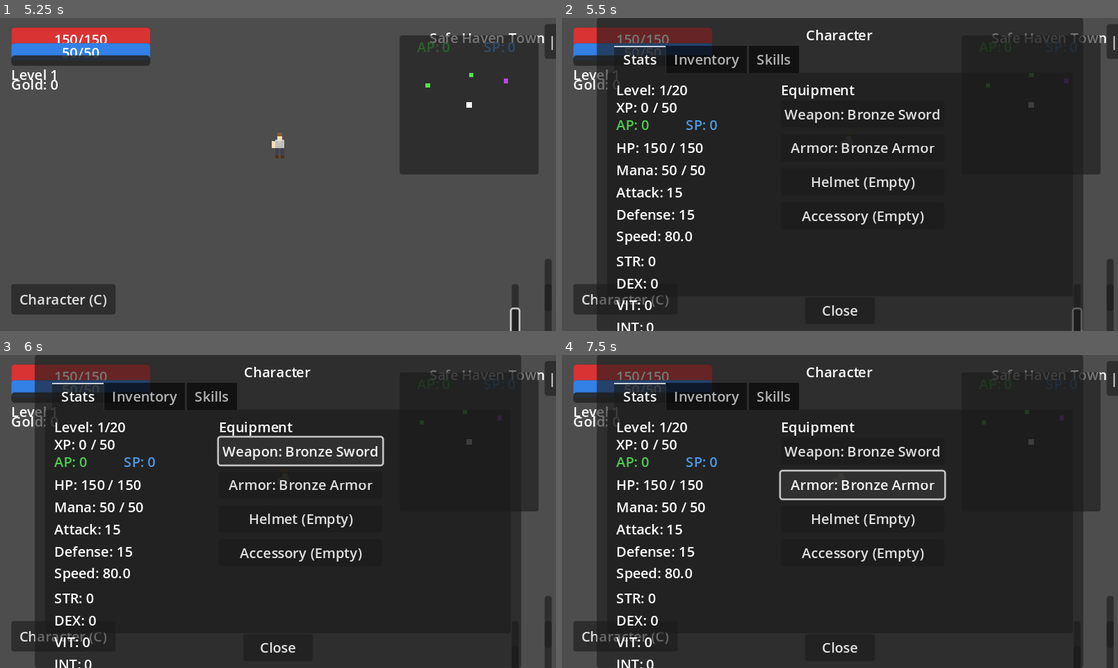
Above: before the commit, frames 1-4 (two rows, left to right).
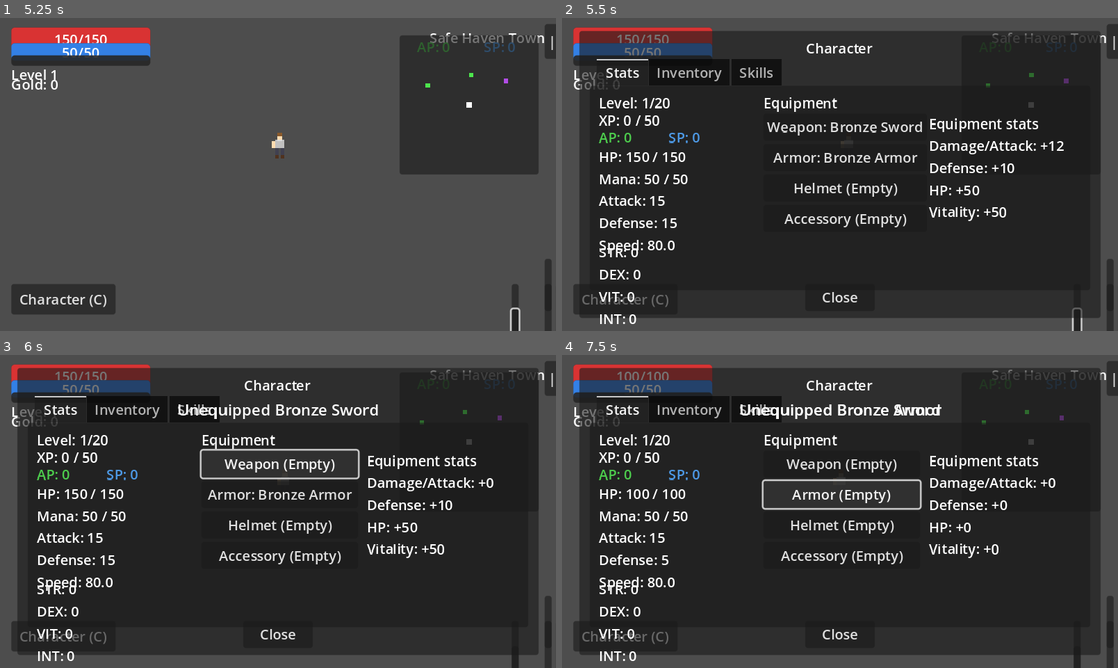
Above: after the commit, the same moments.

Repository: StingingT/codex.godot-rpg
Game: Godot game, scene res://scenes/ui/title_screen.tscn
Two runs of this game, one before a commit and one after it. Both use one fixed random seed, a clock stepped at 60 frames per second and the inputs below.
Inputs (mouse positions are in pixels of both pictures, inside the frame that each line leads up to):
- Up to frame 1 (5.25 s): click "New Game" at 0.5 s; click "⚔ WARRIOR ⚔ Melee Combat High…" at 1.25 s; click "Character (C)" at 2 s; click (550, 318) at 2.75 s; click (550, 284) at 3.5 s; click (517, 309) at 4.25 s; tap Enter at 5 s; move the mouse to (400, 158) at 5.02 s; hold D (move_right) from 5.03 s (still down); hold J (attack) from 5.03 s (still down); click (400, 158) at 5.17 s
- Up to frame 2 (5.5 s): keep holding D (move_right); keep holding J (attack); tap C (character) at 5.3 s
- Up to frame 3 (6 s): release D (move_right) at 5.75 s; release J (attack) at 5.75 s; click "Weapon: Bronze Sword" at 5.75 s
- Up to frame 4 (7.5 s): click "Weapon: Bronze Sword" (after the commit: "Weapon (Empty)") at 6.5 s; click "Armor: Bronze Armor" at 7.25 s

Frame 1 is identical in both runs. In frame 2, 21% of the frame differs, in the area x 3-97%, y 0-100%; in frame 3, 22%; in frame 4, 22%.

Commit message:
Improve character UI and item handling

Diff:
--- a/scenes/ui/character_screen.tscn
+++ b/scenes/ui/character_screen.tscn
@@ -18,10 +18,10 @@
 anchor_top = 0.5
 anchor_right = 0.5
 anchor_bottom = 0.5
-offset_left = -280.0
-offset_top = -180.0
-offset_right = 280.0
-offset_bottom = 180.0
+offset_left = -300.0
+offset_top = -165.0
+offset_right = 300.0
+offset_bottom = 165.0
 grow_horizontal = 2
 grow_vertical = 2
 
@@ -43,7 +43,7 @@
 offset_left = 12.0
 offset_top = 32.0
 offset_right = -12.0
-offset_bottom = -40.0
+offset_bottom = -32.0
 grow_horizontal = 2
 grow_vertical = 2
 
@@ -87,9 +87,9 @@
 [node name="StatsLabel" type="Label" parent="Panel/TabContainer/Stats"]
 layout_mode = 0
 offset_left = 10.0
-offset_top = 75.0
+offset_top = 70.0
 offset_right = 180.0
-offset_bottom = 200.0
+offset_bottom = 180.0
 text = "HP: 100/100
 Mana: 50/50
 Attack: 10
@@ -99,9 +99,9 @@
 [node name="AttributesLabel" type="Label" parent="Panel/TabContainer/Stats"]
 layout_mode = 0
 offset_left = 10.0
-offset_top = 205.0
+offset_top = 180.0
 offset_right = 180.0
-offset_bottom = 280.0
+offset_bottom = 270.0
 text = "STR: 0
 DEX: 0
 VIT: 0
@@ -111,9 +111,9 @@
 [node name="APButtonsContainer" type="VBoxContainer" parent="Panel/TabContainer/Stats"]
 layout_mode = 0
 offset_left = 190.0
-offset_top = 205.0
+offset_top = 178.0
 offset_right = 220.0
-offset_bottom = 280.0
+offset_bottom = 270.0
 theme_override_constants/separation = 2
 
 [node name="StrButton" type="Button" parent="Panel/TabContainer/Stats/APButtonsContainer"]
@@ -148,29 +148,38 @@
 layout_mode = 0
 offset_left = 200.0
 offset_top = 32.0
-offset_right = 360.0
-offset_bottom = 160.0
-theme_override_constants/separation = 8
+offset_right = 380.0
+offset_bottom = 145.0
+theme_override_constants/separation = 4
 
 [node name="WeaponSlot" type="Button" parent="Panel/TabContainer/Stats/EquipmentContainer"]
 layout_mode = 2
-custom_minimum_size = Vector2(160, 28)
+custom_minimum_size = Vector2(180, 24)
 text = "Weapon (Empty)"
 
 [node name="ArmorSlot" type="Button" parent="Panel/TabContainer/Stats/EquipmentContainer"]
 layout_mode = 2
-custom_minimum_size = Vector2(160, 28)
+custom_minimum_size = Vector2(180, 24)
 text = "Armor (Empty)"
 
 [node name="HelmetSlot" type="Button" parent="Panel/TabContainer/Stats/EquipmentContainer"]
 layout_mode = 2
-custom_minimum_size = Vector2(160, 28)
+custom_minimum_size = Vector2(180, 24)
 text = "Helmet (Empty)"
 
 [node name="AccessorySlot" type="Button" parent="Panel/TabContainer/Stats/EquipmentContainer"]
 layout_mode = 2
-custom_minimum_size = Vector2(160, 28)
+custom_minimum_size = Vector2(180, 24)
 text = "Accessory (Empty)"
+
+[node name="EquipmentStatsLabel" type="Label" parent="Panel/TabContainer/Stats"]
+layout_mode = 0
+offset_left = 390.0
+offset_top = 32.0
+offset_right = 565.0
+offset_bottom = 150.0
+text = "Equipment stats"
+autowrap_mode = 3
 
 [node name="Inventory" type="Control" parent="Panel/TabContainer"]
 visible = false
@@ -189,8 +198,8 @@
 layout_mode = 0
 offset_left = 10.0
 offset_top = 35.0
-offset_right = 280.0
-offset_bottom = 260.0
+offset_right = 260.0
+offset_bottom = 245.0
 columns = 5
 theme_override_constants/h_separation = 4
 theme_override_constants/v_separation = 4
@@ -198,10 +207,10 @@
 [node name="ItemInfoPanel" type="Panel" parent="Panel/TabContainer/Inventory"]
 visible = false
 layout_mode = 0
-offset_left = 290.0
+offset_left = 270.0
 offset_top = 35.0
-offset_right = 530.0
-offset_bottom = 180.0
+offset_right = 565.0
+offset_bottom = 245.0
 
 [node name="ItemName" type="Label" parent="Panel/TabContainer/Inventory/ItemInfoPanel"]
 layout_mode = 1
@@ -221,7 +230,7 @@
 offset_left = 8.0
 offset_top = 32.0
 offset_right = -8.0
-offset_bottom = -40.0
+offset_bottom = -38.0
 grow_horizontal = 2
 grow_vertical = 2
 text = "Item description..."
@@ -259,16 +268,16 @@
 layout_mode = 0
 offset_left = 10.0
 offset_top = 35.0
-offset_right = 300.0
-offset_bottom = 260.0
+offset_right = 270.0
+offset_bottom = 245.0
 
 [node name="SkillInfoPanel" type="Panel" parent="Panel/TabContainer/Skills"]
 visible = false
 layout_mode = 0
-offset_left = 320.0
+offset_left = 285.0
 offset_top = 35.0
-offset_right = 530.0
-offset_bottom = 180.0
+offset_right = 565.0
+offset_bottom = 245.0
 
 [node name="SkillName" type="Label" parent="Panel/TabContainer/Skills/SkillInfoPanel"]
 layout_mode = 1
@@ -288,7 +297,7 @@
 offset_left = 8.0
 offset_top = 32.0
 offset_right = -8.0
-offset_bottom = -40.0
+offset_bottom = -38.0
 grow_horizontal = 2
 grow_vertical = 2
 text = "Skill description..."
--- a/scripts/ui/character_screen.gd
+++ b/scripts/ui/character_screen.gd
@@ -13,6 +13,7 @@
 @onready var armor_slot: Button = $Panel/TabContainer/Stats/EquipmentContainer/ArmorSlot
 @onready var helmet_slot: Button = $Panel/TabContainer/Stats/EquipmentContainer/HelmetSlot
 @onready var accessory_slot: Button = $Panel/TabContainer/Stats/EquipmentContainer/AccessorySlot
+@onready var equipment_stats_label: Label = $Panel/TabContainer/Stats/EquipmentStatsLabel
 @onready var item_grid: GridContainer = $Panel/TabContainer/Inventory/ItemGrid
 @onready var gold_label: Label = $Panel/TabContainer/Inventory/GoldLabel
 @onready var item_info_panel: Panel = $Panel/TabContainer/Inventory/ItemInfoPanel
@@ -120,7 +121,7 @@
 	for skill_id in skills.keys():
 		var skill = skills[skill_id]
 		var button = Button.new()
-		button.custom_minimum_size = Vector2(0, 40)
+		button.custom_minimum_size = Vector2(0, 32)
 		button.text = skill.name
 		button.pressed.connect(_on_skill_selected.bind(skill_id))
 		skill_list.add_child(button)
@@ -184,6 +185,7 @@
 		_update_stats()
 		_update_points()
 		_update_ap_buttons()
+		player.stats.emit_stat_signals()
 
 func _update_equipment():
 	if not player or not player.inventory:
@@ -215,6 +217,8 @@
 	else:
 		accessory_slot.text = "Accessory (Empty)"
 
+	equipment_stats_label.text = _build_equipment_summary()
+
 func _update_inventory():
 	if not player or not player.inventory:
 		return
@@ -229,7 +233,7 @@
 	# Add inventory slots
 	for slot in player.inventory.items:
 		var button = Button.new()
-		button.custom_minimum_size = Vector2(50, 50)
+		button.custom_minimum_size = Vector2(44, 44)
 
 		if slot.item:
 			button.text = slot.item.item_name.substr(0, 4)
@@ -358,7 +362,6 @@
 		_on_skill_selected(selected_skill)
 
 func _on_equipment_slot_pressed(slot_type: String):
-	# Show info for equipped item or allow unequip
 	var equipped: ItemData = null
 	match slot_type:
 		"weapon": equipped = player.inventory.equipment.weapon
@@ -367,11 +370,13 @@
 		"accessory": equipped = player.inventory.equipment.accessory
 
 	if equipped:
-		selected_item = equipped
-		_show_item_info(equipped)
-		# Change equip button to "Unequip"
-		equip_button.text = "Unequip"
-		equip_button.show()
+		if player.inventory.unequip_item(slot_type):
+			GameManager.show_notification("Unequipped %s" % equipped.item_name)
+			_update_equipment()
+			_update_inventory()
+			_update_stats()
+			if player.stats:
+				player.stats.emit_stat_signals()
 	else:
 		item_info_panel.hide()
 
@@ -412,8 +417,6 @@
 		0: # Equip or Use
 			if selected_item.get("weapon_type") != null:
 				player.inventory.equip_item(selected_item, "weapon")
-				_update_inventory()
-				_update_equipment()
 			elif selected_item.get("armor_type") != null:
 				# Determine slot based on armor_type
 				var armor_type = selected_item.get("armor_type")
@@ -423,17 +426,17 @@
 				if armor_type == 1:
 					slot = "helmet"
 				player.inventory.equip_item(selected_item, slot)
-				_update_inventory()
-				_update_equipment()
 			elif selected_item.item_type == ItemData.ItemType.CONSUMABLE:
 				_use_consumable(selected_item)
 			elif int(selected_item.get("attack_bonus")) > 0:
 				player.inventory.equip_item(selected_item, "accessory")
-				_update_inventory()
-				_update_equipment()
+			_update_inventory()
+			_update_equipment()
+			_update_stats()
+			if player.stats:
+				player.stats.emit_stat_signals()
 		1: # Drop
-			player.inventory.remove_item(selected_item, 1)
-			_update_inventory()
+			_drop_selected_item()
 		2: # Examine
 			_show_item_info(selected_item)
 
@@ -456,6 +459,9 @@
 
 		_update_equipment()
 		_update_inventory()
+		_update_stats()
+		if player.stats:
+			player.stats.emit_stat_signals()
 		item_info_panel.hide()
 	else:
 		# Equip the item
@@ -520,6 +526,42 @@
 	item_desc_label.text = desc_text
 	equip_button.visible = equip_button.text == "Unequip" or _is_equippable(item)
 	item_info_panel.show()
+
+func _drop_selected_item() -> void:
+	if not selected_item or not player or not player.inventory:
+		return
+	if player.inventory.remove_item(selected_item, 1):
+		var pickup := preload("res://scenes/items/item_pickup.tscn").instantiate()
+		pickup.item_id = selected_item.item_id
+		pickup.quantity = 1
+		pickup.global_position = player.global_position + (player.last_direction.normalized() * 18.0)
+		get_tree().current_scene.add_child(pickup)
+		GameManager.show_notification("Dropped %s" % selected_item.item_name)
+		selected_item = null
+		item_info_panel.hide()
+		_update_inventory()
+
+func _build_equipment_summary() -> String:
+	if not player or not player.inventory:
+		return "Equipment stats"
+	var attack := 0
+	var defense := 0
+	var hp := 0
+	var vit := 0
+	for item in player.inventory.equipment.values():
+		if item == null:
+			continue
+		if item.get("damage"):
+			attack += int(item.get("damage"))
+		if item.get("attack_bonus"):
+			attack += int(item.get("attack_bonus"))
+		if item.get("defense"):
+			defense += int(item.get("defense"))
+		if item.get("hp_bonus"):
+			hp += int(item.get("hp_bonus"))
+		if item.get("vitality_bonus"):
+			vit += int(item.get("vitality_bonus"))
+	return "Equipment stats\nDamage/Attack: +%d\nDefense: +%d\nHP: +%d\nVitality: +%d" % [attack, defense, hp, vit]
 
 func _is_equippable(item: ItemData) -> bool:
 	if item == null:
--- a/scripts/ui/shop_ui.gd
+++ b/scripts/ui/shop_ui.gd
@@ -14,6 +14,7 @@
 
 var selected_shop_item: Dictionary = {}
 var selected_player_item: ItemData = null
+var selected_player_slot: Dictionary = {}
 var shop_data: Dictionary = {}
 var player_inventory: Inventory = null
 
@@ -69,7 +70,7 @@
 			continue
 
 		var button = Button.new()
-		button.custom_minimum_size = Vector2(0, 40)
+		button.custom_minimum_size = Vector2(0, 34)
 		button.text = "%s - %dg" % [item.item_name, buy_price]
 		button.pressed.connect(_on_shop_item_selected.bind(item_data, item))
 		shop_items_list.add_child(button)
@@ -86,10 +87,10 @@
 			continue
 
 		var button = Button.new()
-		button.custom_minimum_size = Vector2(0, 40)
+		button.custom_minimum_size = Vector2(0, 34)
 		var sell_price = slot.item.sell_price
 		button.text = "%s x%d - %dg" % [slot.item.item_name, slot.quantity, sell_price]
-		button.pressed.connect(_on_player_item_selected.bind(slot.item))
+		button.pressed.connect(_on_player_item_selected.bind(slot))
 		player_items_list.add_child(button)
 
 func _on_tab_changed(tab: int):
@@ -102,7 +103,7 @@
 	var buy_price = shop_item_data.get("buy_price", 100)
 
 	item_name_label.text = item.item_name
-	item_desc_label.text = item.description
+	item_desc_label.text = _build_item_description(item)
 	item_price_label.text = "Price: %d gold" % buy_price
 	action_button.text = "Buy"
 
@@ -111,13 +112,14 @@
 
 	item_info_panel.show()
 
-func _on_player_item_selected(item: ItemData):
-	selected_player_item = item
+func _on_player_item_selected(slot: Dictionary):
+	selected_player_slot = slot
+	selected_player_item = slot.item
 	selected_shop_item = {}
 
-	item_name_label.text = item.item_name
-	item_desc_label.text = item.description
-	item_price_label.text = "Sell Price: %d gold" % item.sell_price
+	item_name_label.text = selected_player_item.item_name
+	item_desc_label.text = _build_item_description(selected_player_item)
+	item_price_label.text = "Sell Price: %d gold" % selected_player_item.sell_price
 	action_button.text = "Sell"
 	action_button.disabled = false
 
@@ -162,7 +164,24 @@
 func _clear_selection():
 	selected_shop_item = {}
 	selected_player_item = null
+	selected_player_slot = {}
 	item_info_panel.hide()
+
+func _build_item_description(item: ItemData) -> String:
+	var desc := item.description + "\n\n"
+	if item.get("damage"):
+		desc += "Damage: +%d\n" % int(item.get("damage"))
+	if item.get("defense"):
+		desc += "Defense: +%d\n" % int(item.get("defense"))
+	if item.get("hp_bonus"):
+		desc += "Max HP: +%d\n" % int(item.get("hp_bonus"))
+	if item.get("attack_bonus"):
+		desc += "Attack: +%d\n" % int(item.get("attack_bonus"))
+	if item.get("heal_amount"):
+		desc += "Heals: %d HP\n" % int(item.get("heal_amount"))
+	if item.get("mana_amount"):
+		desc += "Restores: %d Mana\n" % int(item.get("mana_amount"))
+	return desc.strip_edges()
 
 func _load_item_data(item_id: String) -> ItemData:
 	var file_path = "res://data/items/" + item_id + ".json"
